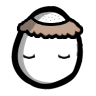
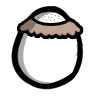
The second w=96, h=96 image is a revision of the first. Changes to its layers:
"Stoppeln": opacity 30% → 50% over (37, 13, 60, 21)
renamed "Ebene 1 Kopie" to "Eyes", hid it, painted on it over (23, 53, 71, 60)
removed layer "Ebene 1" over (23, 53, 36, 60)
